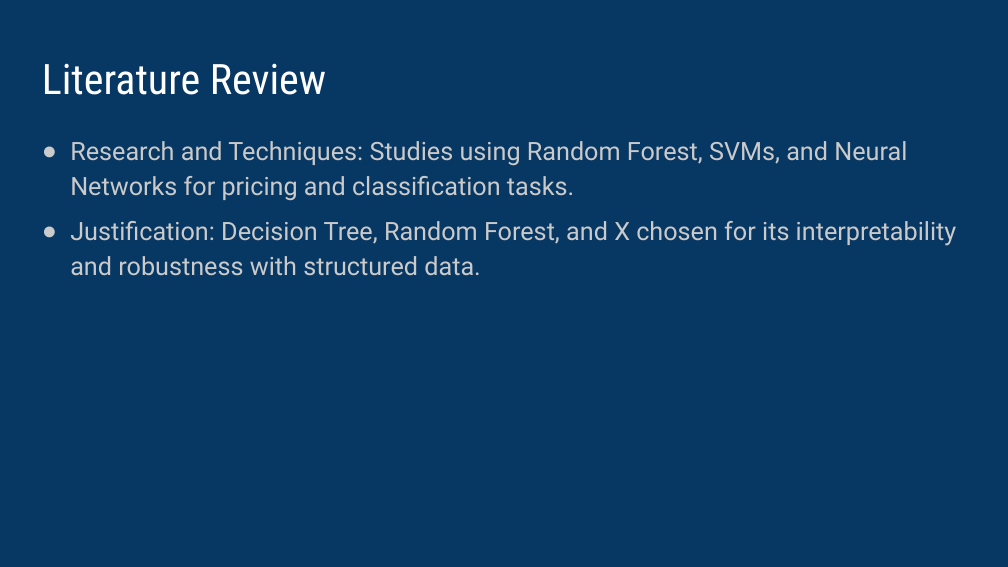
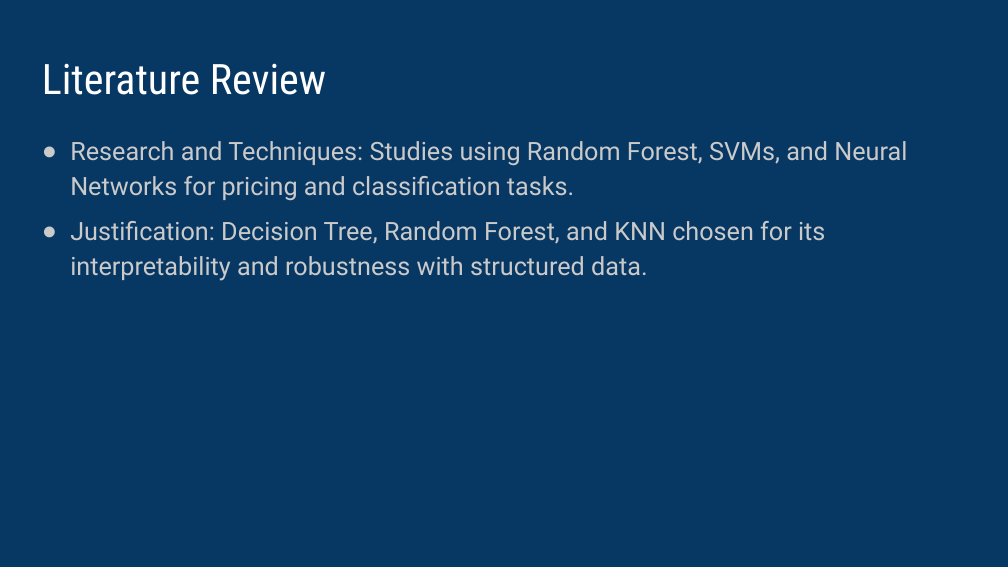
Before and after one commit to vipvivek15/CMPE_255_Final_Project, a slide deck: slide 4 of Final_presentation.pptx. Drawn at 1008x567 pixels with LibreOffice and Linux fonts; fonts in the diff are those of the drawing. Boxes give left, top, right and bottom in pixels: in the first picture for what was removed or moved away, otherwise in the second. Text is boxed around its words. In the diff, an @@ line names an element or a change of style, - is before the commit and + after.

```diff
--- a/Final_presentation.pptx
+++ b/Final_presentation.pptx
@@ text at bbox=[70, 221, 825, 281]: text changed @@
-● Justification: Decision Tree, Random Forest, and X chosen for its interpretability and robustness with structured data.
+● Justification: Decision Tree, Random Forest, and KNN chosen for its interpretability and robustness with structured data.
```
Also in this commit, not shown: 11 other slides changed, 2 slides added, 1 slide removed.
